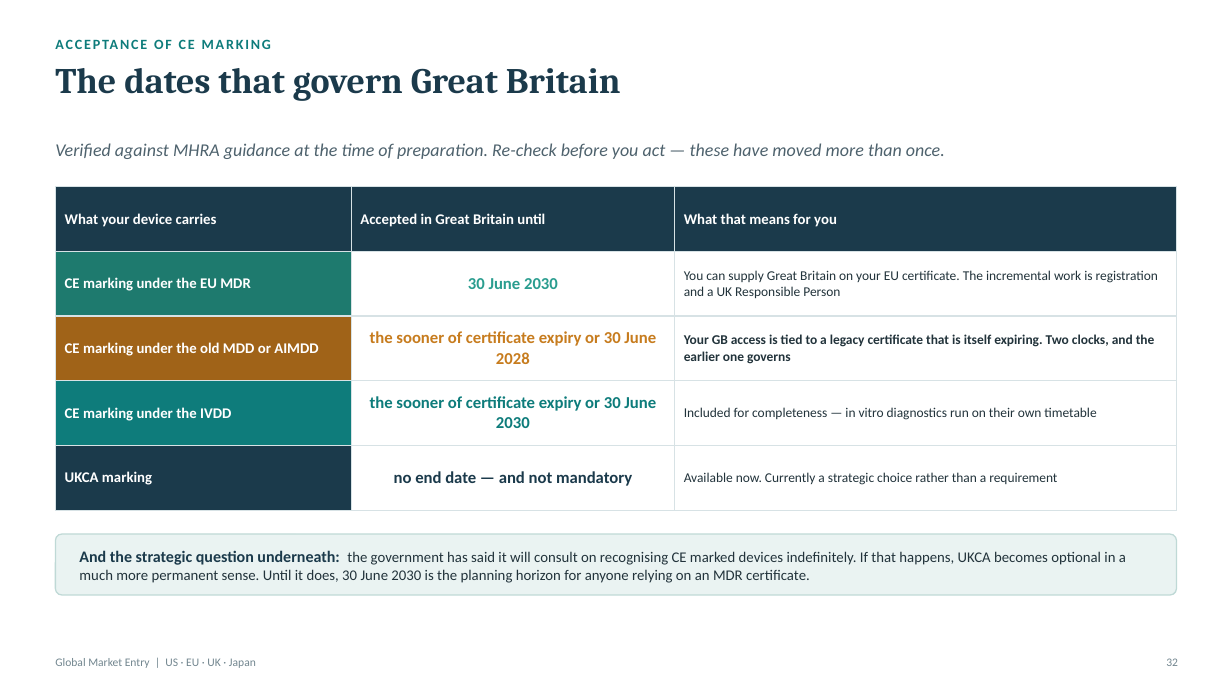
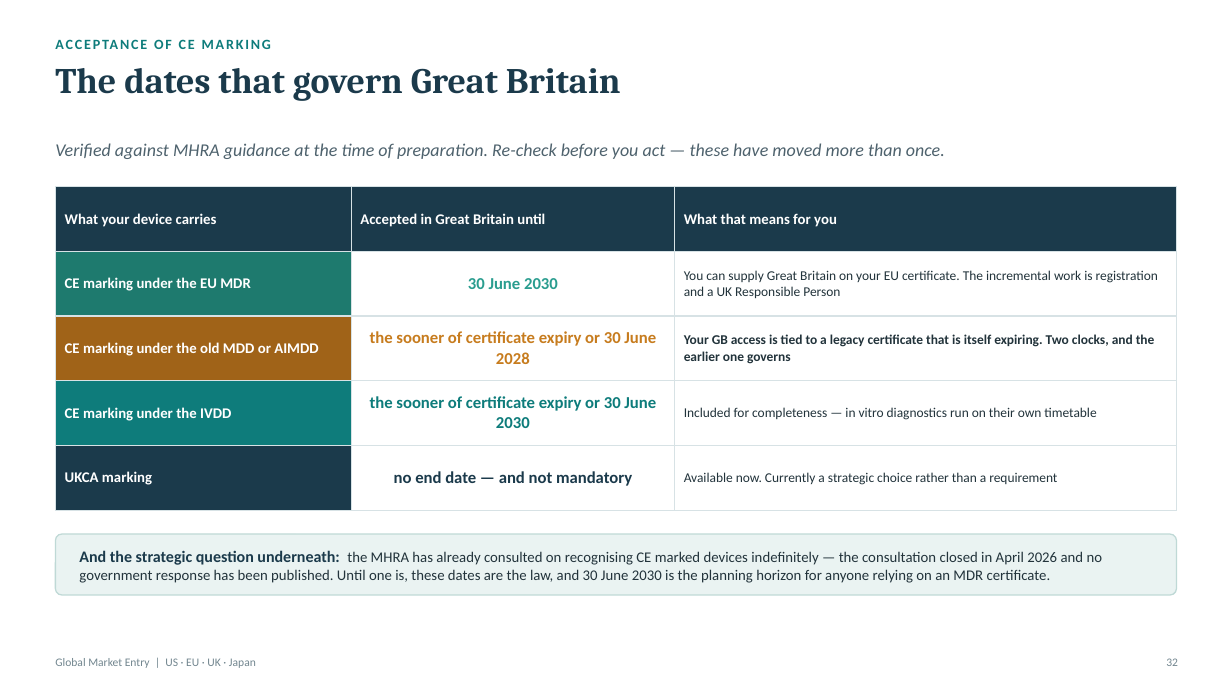
Before and after one commit to Jordantelder/my-website, a slide deck: slide 32 of seminars/global-market-entry/Global_Market_Entry_Seminar.pptx. Drawn at 1232x693 pixels with LibreOffice and Linux fonts; fonts in the diff are those of the drawing. Boxes give left, top, right and bottom in pixels: in the first picture for what was removed or moved away, otherwise in the second. Text is boxed around its words. In the diff, an @@ line names an element or a change of style, - is before the commit and + after.

```diff
--- a/seminars/global-market-entry/Global_Market_Entry_Seminar.pptx
+++ b/seminars/global-market-entry/Global_Market_Entry_Seminar.pptx
@@ text at (x1=79, y1=550, x2=1103, y2=583): text changed @@
-And the strategic question underneath: the government has said it will consult on recognising CE marked devices indefinitely. If that happens, UKCA becomes optional in a much more permanent sense. Until it does, 30 June 2030 is the planning horizon for anyone relying on an MDR certificate.
+And the strategic question underneath: the MHRA has already consulted on recognising CE marked devices indefinitely — the consultation closed in April 2026 and no government response has been published. Until one is, these dates are the law, and 30 June 2030 is the planning horizon for anyone relying on an MDR certificate.
```
Also in this commit, not shown: 3 other slides changed, 2 other files.
